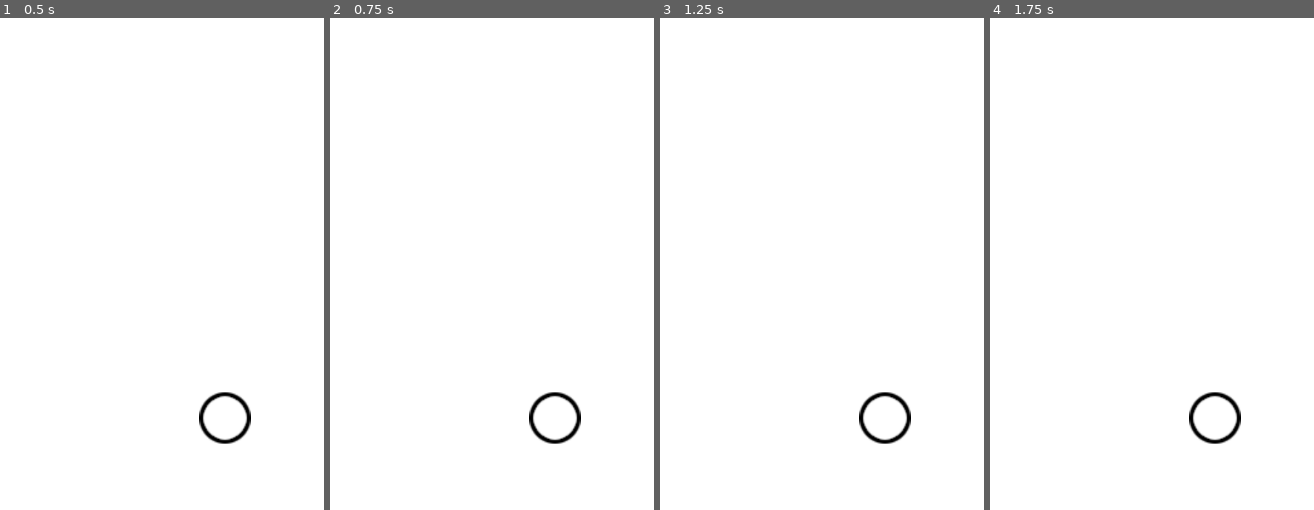
Above: before the commit, frames 1-4 (left to right).
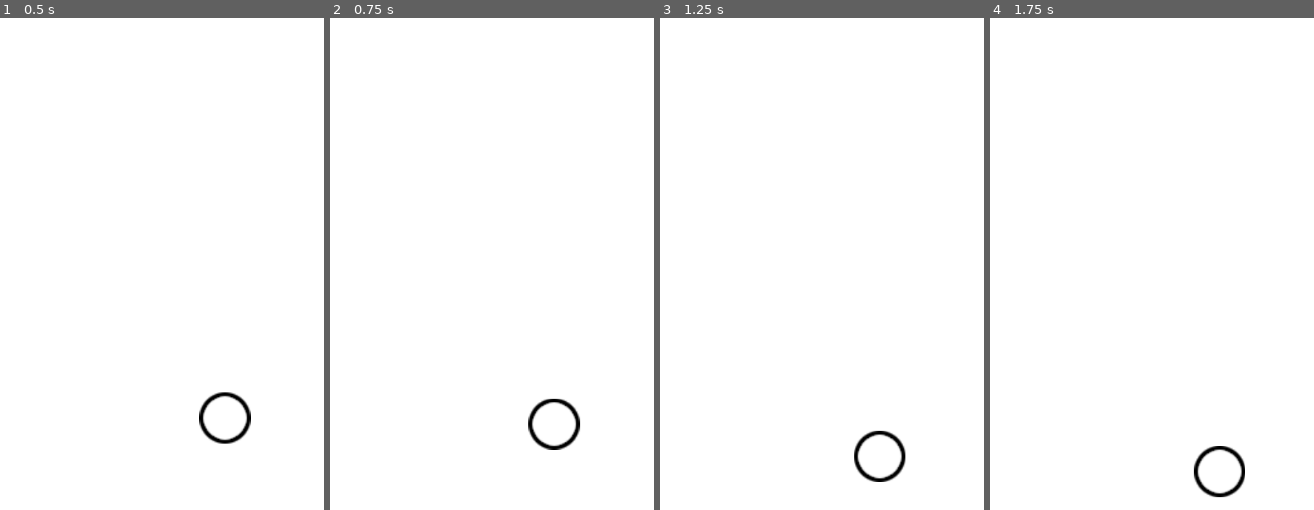
Above: after the commit, the same moments.

Repository: TheWrongUlraf/SummerGameJam2025
Game: Godot game, scene res://scenes/player_movement.tscn
Two runs of this game, one before a commit and one after it. Both use one fixed random seed, a clock stepped at 60 frames per second and the inputs below. This scene is started directly instead of the project's main scene.
Inputs (mouse positions are in pixels of both pictures, inside the frame that each line leads up to):
- Up to frame 1 (0.5 s): no input
- Up to frame 2 (0.75 s): tap Enter at 0.5 s; move the mouse to (outside the picture) at 0.52 s; click (outside the picture) at 0.67 s
- Up to frame 3 (1.25 s): no input
- Up to frame 4 (1.75 s): drag from (outside the picture) to (outside the picture) at 1.27 s

Frame 1 is identical in both runs. In frame 2, 0.9% of the frame differs, in the area x 61-78%, y 76-88%; in frame 3, 1.0%; in frame 4, 1.1%, in the area x 61-79%, y 76-98%.

Commit message:
Updated movement a bit

Diff:
--- a/scenes/player_movement.tscn
+++ b/scenes/player_movement.tscn
@@ -6,7 +6,7 @@
 
 [node name="Node2D" type="Node2D"]
 
-[node name="Sprite2D2" type="Sprite2D" parent="."]
+[node name="Map" type="Sprite2D" parent="."]
 position = Vector2(-5, 421)
 scale = Vector2(4.30874, 4.30874)
 texture = ExtResource("1_ko2nw")
--- a/scenes/player_point.gd
+++ b/scenes/player_point.gd
@@ -1,17 +1,35 @@
 extends Sprite2D
 
 var dragged := false
+var target_position: Vector2
+var target_camera_pos: Vector2
+var target_camera_pos_initialized := false
 
 @onready var camera: Camera2D = get_node("../Camera2D")
+@onready var map: Sprite2D = get_node("../Map")
 
 func _process(delta: float) -> void:
 	var canvas_pos : Vector2 = get_global_mouse_position()
 
+	if not target_camera_pos_initialized:
+		target_camera_pos_initialized = true
+		target_camera_pos = camera.global_position
+
 	if dragged:
-		global_position = canvas_pos
+		target_position = canvas_pos
 
 	var smoothing = 100
-	camera.global_position = (camera.global_position*smoothing + global_position)/(smoothing + 1)
+
+	global_position = (global_position*smoothing + target_position)/(smoothing + 1)
+
+	target_camera_pos = (target_camera_pos*smoothing + global_position)/(smoothing + 1)
+
+	var normalized_viewport := get_viewport().get_canvas_transform().affine_inverse()*get_viewport_rect()
+	normalized_viewport.position = target_camera_pos - normalized_viewport.size/2
+	var map_bounds := map.transform*map.get_rect();
+
+	if map_bounds.encloses(normalized_viewport):
+		camera.global_position = target_camera_pos
 
 func _input(event):
 	if event is InputEventMouseButton:
@@ -21,14 +39,7 @@
 		elif not event.pressed:
 			dragged = false
 
-	#if event is InputEventMouseMotion:
-		#var canvas_pos : Vector2 = get_viewport().get_canvas_transform().affine_inverse()*event.position
-		#
-		#if dragged:
-			#global_position = canvas_pos
-
-
 func _is_touching_point(pos: Vector2) -> bool:
-	#var radius = 20
-	var radius = (texture.get_width()/2)*3 # Fat finger support
-	return global_position.distance_to(pos) <= radius;
+	return true
+	#var radius = (texture.get_width()/2)*3 # Fat finger support
+	#return global_position.distance_to(pos) <= radius;
